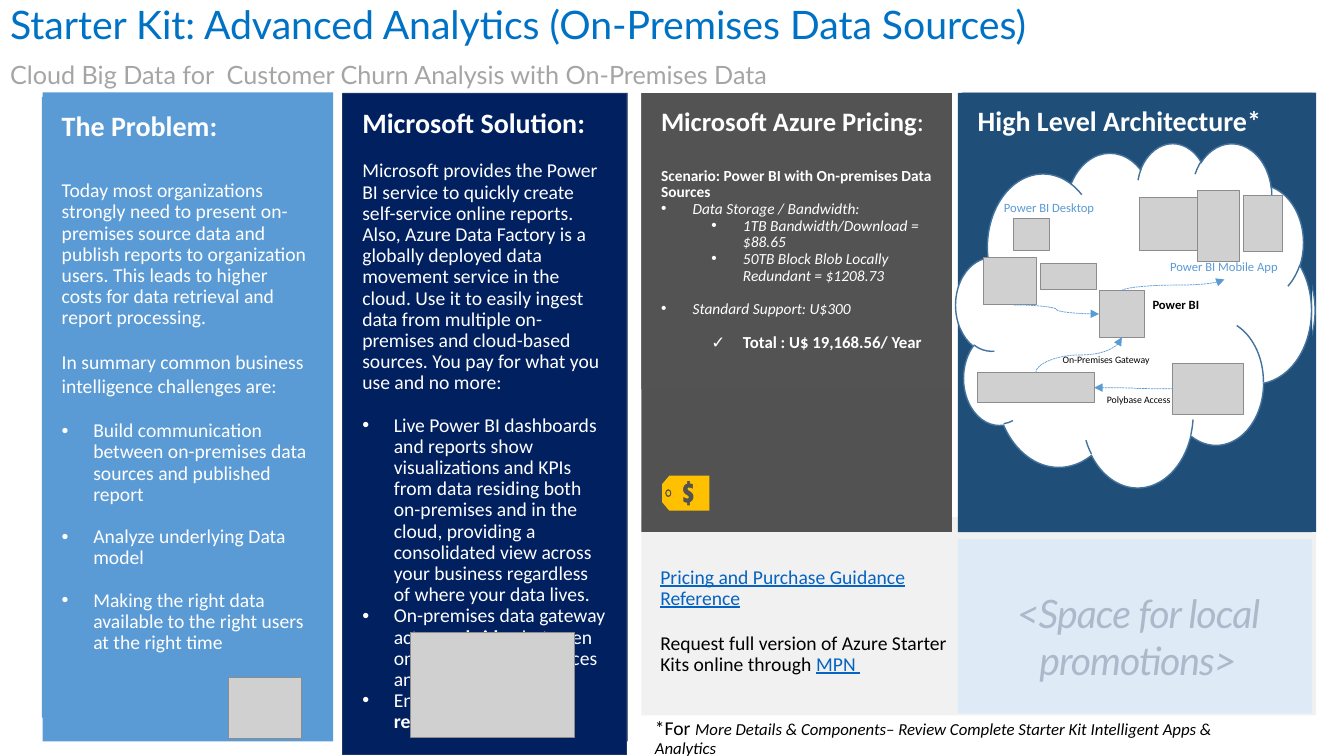
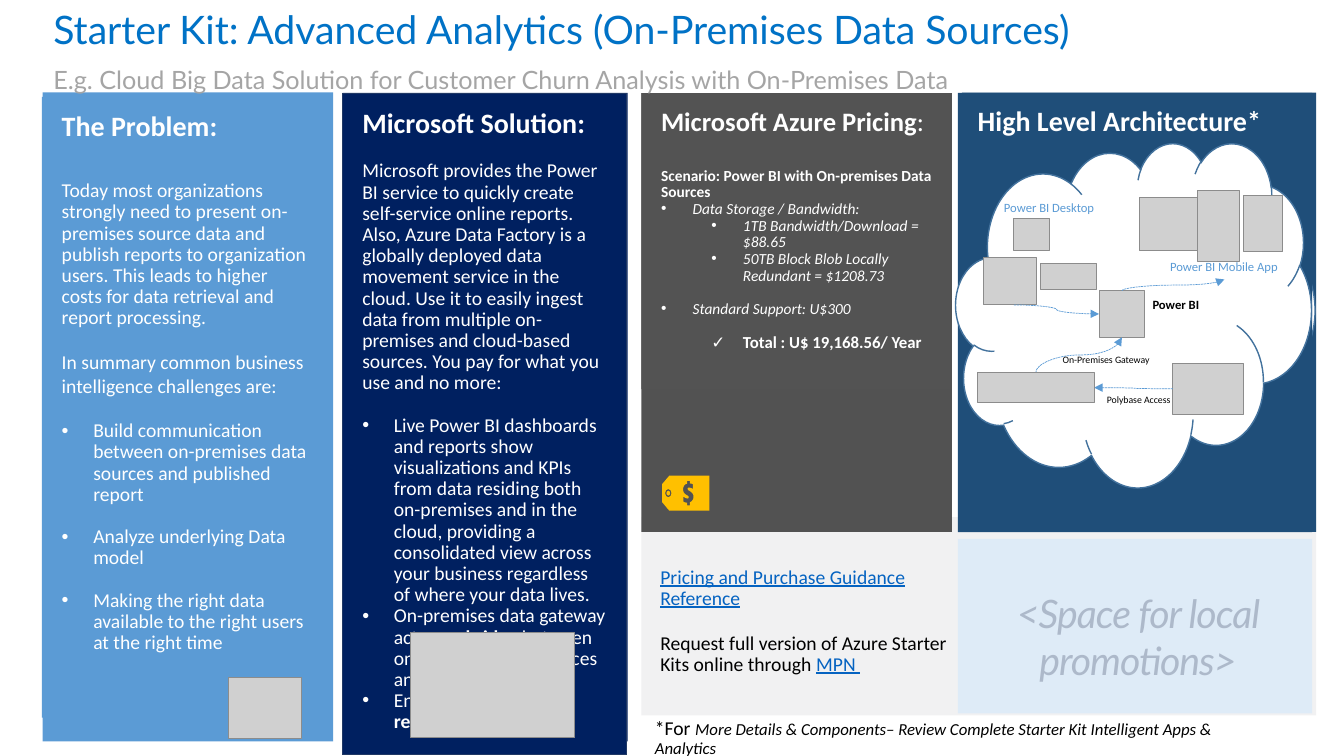
Before and after one commit to kulado/azure-starterkits, a slide deck: slide 2 of Content/Starter Kit - Intelligent Apps & Analytics/0 - Starter Kit - Intelligent Apps & Analytics.pptx. Drawn at 1344x756 pixels with LibreOffice and Linux fonts; fonts in the diff are those of the drawing; grey boxes stand for pictures. Boxes give left, top, right and bottom in pixels: in the first picture for what was removed or moved away, otherwise in the second. Text is boxed around its words. In the diff, an @@ line names an element or a change of style, - is before the commit and + after.

```diff
--- a/Content/Starter Kit - Intelligent Apps & Analytics/0 - Starter Kit - Intelligent Apps & Analytics.pptx
+++ b/Content/Starter Kit - Intelligent Apps & Analytics/0 - Starter Kit - Intelligent Apps & Analytics.pptx
@@ title at bbox=[53, 13, 1069, 93]: text changed @@
-Starter Kit: Advanced Analytics (On-Premises Data Sources)
-Cloud Big Data for Customer Churn Analysis with On-Premises Data
+Starter Kit: Advanced Analytics (On-Premises Data Sources)
+E.g. Cloud Big Data Solution for Customer Churn Analysis with On-Premises Data
```
Also in this commit, not shown: 3 other slides changed, 3 other files.
